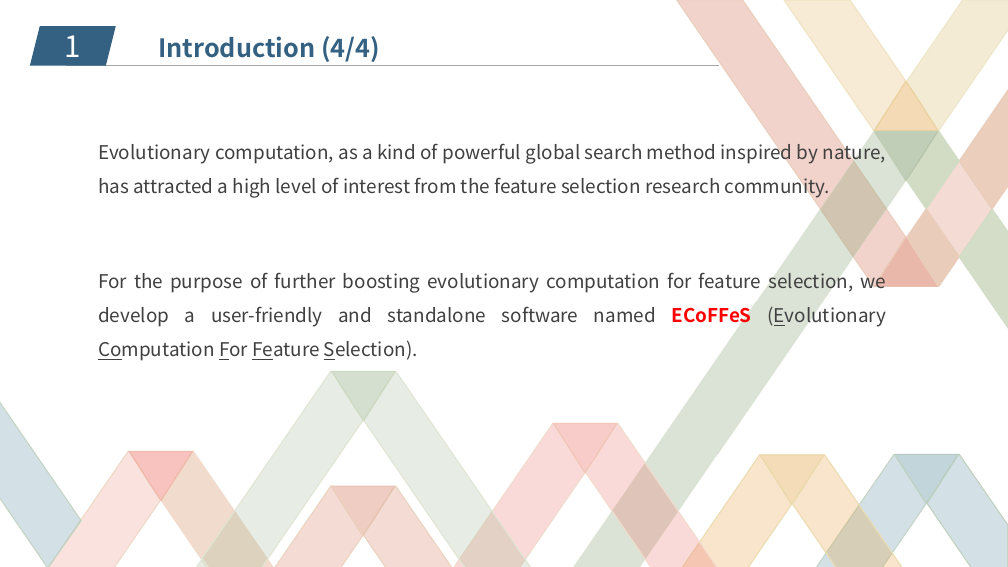
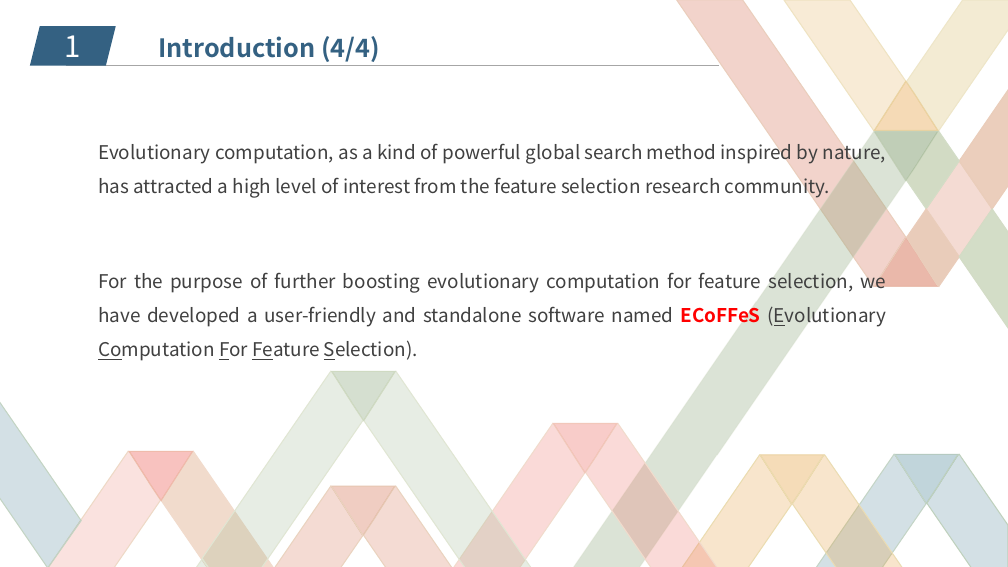
Before and after one commit to JiaweiHuang/ECoFFeS, a slide deck: slide 7 of Others/PPT/ECoFFeS.pptx. Drawn at 1008x567 pixels with LibreOffice and Linux fonts; fonts in the diff are those of the drawing; background and template pictures are left out. Boxes give left, top, right and bottom in pixels: in the first picture for what was removed or moved away, otherwise in the second. Text is boxed around its words. In the diff, an @@ line names an element or a change of style, - is before the commit and + after.

```diff
--- a/Others/PPT/ECoFFeS.pptx
+++ b/Others/PPT/ECoFFeS.pptx
@@ text at (98, 269, 886, 361): text changed @@
-For the purpose of further boosting evolutionary computation for feature selection, we develop a user-friendly and standalone software named ECoFFeS (Evolutionary Computation For Feature Selection).
+For the purpose of further boosting evolutionary computation for feature selection, we have developed a user-friendly and standalone software named ECoFFeS (Evolutionary Computation For Feature Selection).
```
Also in this commit, not shown: 3 other slides changed.
